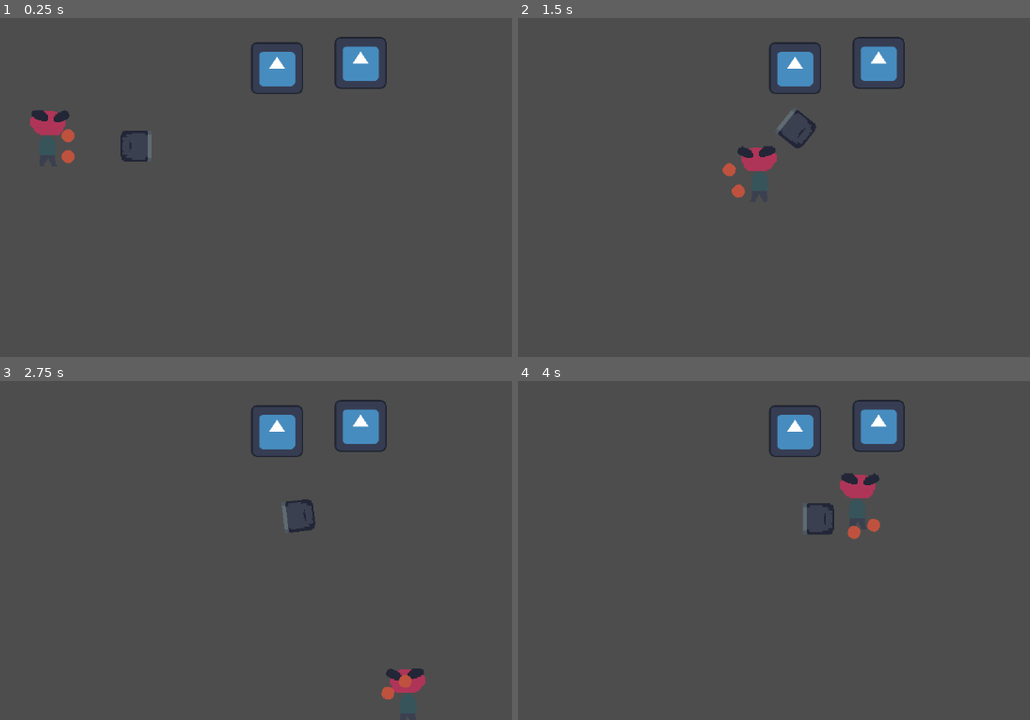
Above: before the commit, frames 1-4 (two rows, left to right).
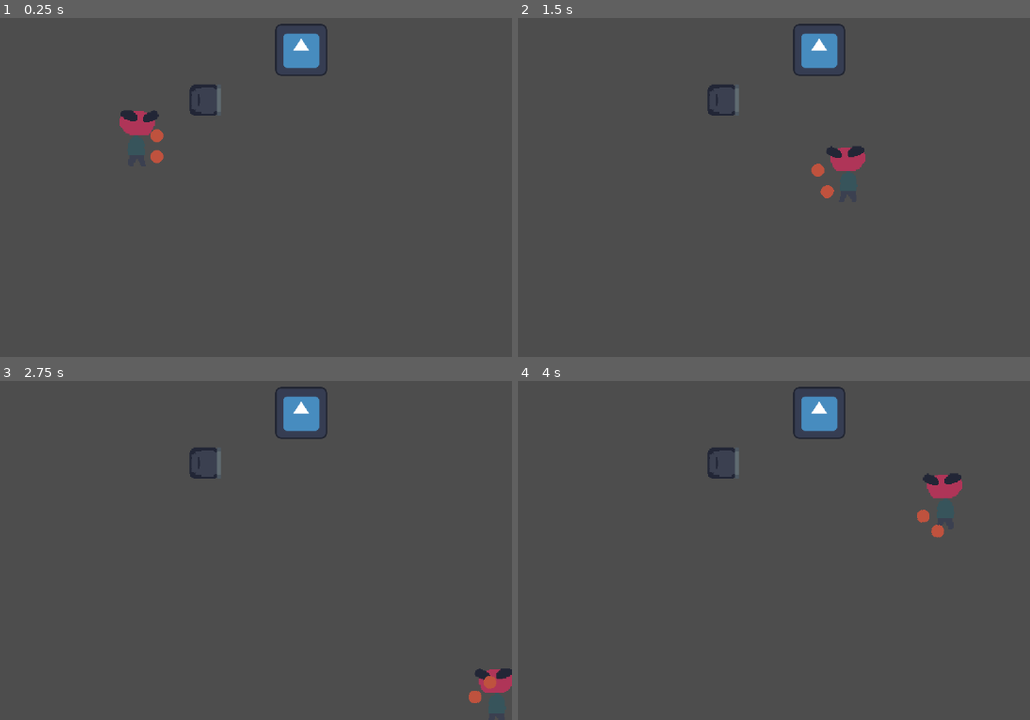
Above: after the commit, the same moments.

Repository: artemvandalovski/Salty-John
Game: Godot game, scene res://levels/office.tscn
The game is run twice, just before and just after one commit, with the same random seed, the same clock (stepped at 60 frames per second) and the same inputs. The engine's default icon, where the game draws it, is replaced by a stand-in: a white triangle on a blue panel in a dark square.
Inputs (mouse positions are in pixels of both pictures, inside the frame that each line leads up to):
- Up to frame 1 (0.25 s): no input
- Up to frame 2 (1.5 s): tap Enter at 0.5 s; move the mouse to (820, 126) at 0.52 s; hold D (right) 0.53-1.28 s; click (820, 126) at 0.6 s; move the mouse to (outside the picture) at 1.27 s; hold S (down) from 1.28 s (still down); right-click (outside the picture) at 1.35 s
- Up to frame 3 (2.75 s): move the mouse to (209, 414) at 2.02 s; release S (down) at 2.03 s; hold D (right) from 2.03 s (still down); click (209, 414) at 2.1 s
- Up to frame 4 (4 s): move the mouse to (615, 594) at 2.77 s; release D (right) at 2.78 s; hold W (up) 2.78-3.53 s; right-click (615, 594) at 2.85 s; move the mouse to (881, 570) at 3.52 s; hold A (left) from 3.53 s (still down); click (881, 570) at 3.6 s

The runs differ from the first frame. In frame 1, 4.1% of the frame differs, in the area x 5-76%, y 1-43%; in frame 2, 4.2%; in frame 3, 4.0%; in frame 4, 4.2%, in the area x 36-87%, y 1-47%.

Commit message:
chair deals knockback and bounces off enemy

Diff:
--- a/common/damage/hitbox.gd
+++ b/common/damage/hitbox.gd
@@ -14,6 +14,6 @@
 
 
 func config():
-	collision.disabled = true
+	#collision.disabled = true
 	collision_layer = 8
 	collision_mask = 16
--- a/common/damage/hurtbox.gd
+++ b/common/damage/hurtbox.gd
@@ -21,4 +21,5 @@
 	if owner.has_method("take_knockback"):
 		if hitbox.owner.has_method("get_knockback"):
 			var kb = hitbox.owner.get_knockback()
+			print(kb)
 			owner.take_knockback(kb)
--- a/enemies/dummy.tscn
+++ b/enemies/dummy.tscn
@@ -8,9 +8,6 @@
 size = Vector2(64, 64)
 
 [sub_resource type="RectangleShape2D" id="RectangleShape2D_spy3j"]
-size = Vector2(80, 80)
-
-[sub_resource type="RectangleShape2D" id="RectangleShape2D_7l3xy"]
 size = Vector2(80, 80)
 
 [node name="Dummy" instance=ExtResource("1_4le0s")]
@@ -28,6 +25,3 @@
 
 [node name="CollisionShape2D" type="CollisionShape2D" parent="Hurtbox" index="0"]
 shape = SubResource("RectangleShape2D_spy3j")
-
-[node name="CollisionShape2D" type="CollisionShape2D" parent="RigidBody2D" index="0"]
-shape = SubResource("RectangleShape2D_7l3xy")
--- a/enemies/enemy.tscn
+++ b/enemies/enemy.tscn
@@ -5,7 +5,3 @@
 [node name="Enemy" type="CharacterBody2D" groups=["Enemies"]]
 collision_layer = 4
 script = ExtResource("1_qbslc")
-
-[node name="RigidBody2D" type="RigidBody2D" parent="."]
-collision_layer = 4
-collision_mask = 39
--- a/environment/draggable/chair/chair.tscn
+++ b/environment/draggable/chair/chair.tscn
@@ -30,6 +30,9 @@
 [node name="CollisionShape2D" type="CollisionShape2D" parent="GrabArea" index="0"]
 shape = SubResource("CircleShape2D_22np1")
 
+[node name="Hitbox" parent="." index="3"]
+collision_layer = 4
+
 [node name="CollisionShape2D" type="CollisionShape2D" parent="Hitbox" index="0"]
 shape = SubResource("CircleShape2D_xrbu4")
 
--- a/environment/draggable/draggable.gd
+++ b/environment/draggable/draggable.gd
@@ -10,9 +10,10 @@
 
 func get_knockback():
 	if !is_fast_enough():
-		return
-	return linear_velocity * 200
+		return Vector2.ZERO
+	var kb = linear_velocity
 	linear_velocity *= -physics_material_override.bounce
+	return kb
 
 func is_fast_enough() -> bool:
 	return linear_velocity.length_squared() > pow(velocity_treshhold, 2)
--- a/environment/draggable/draggable.tscn
+++ b/environment/draggable/draggable.tscn
@@ -1,12 +1,16 @@
-[gd_scene load_steps=4 format=3 uid="uid://cpeu61u3dchfe"]
+[gd_scene load_steps=5 format=3 uid="uid://cpeu61u3dchfe"]
 
 [ext_resource type="Script" path="res://environment/draggable/draggable.gd" id="1_m6ews"]
 [ext_resource type="Script" path="res://common/damage/hurtbox.gd" id="2_2647f"]
 [ext_resource type="Script" path="res://common/damage/hitbox.gd" id="3_0dtis"]
 
+[sub_resource type="PhysicsMaterial" id="PhysicsMaterial_mdcjv"]
+bounce = 0.2
+
 [node name="Draggable" type="RigidBody2D" groups=["Furniture"]]
 collision_layer = 32
 collision_mask = 39
+physics_material_override = SubResource("PhysicsMaterial_mdcjv")
 script = ExtResource("1_m6ews")
 
 [node name="GrabArea" type="Area2D" parent="."]
--- a/levels/office.tscn
+++ b/levels/office.tscn
@@ -16,14 +16,10 @@
 [node name="Y-Sort" type="Node2D" parent="."]
 y_sort_enabled = true
 
-[node name="Dummy2" parent="Y-Sort" instance=ExtResource("2_vxqqo")]
-position = Vector2(216, -120)
+[node name="John" parent="Y-Sort" instance=ExtResource("1_7dqi1")]
 
 [node name="Dummy" parent="Y-Sort" instance=ExtResource("2_vxqqo")]
-position = Vector2(344, -128)
-
-[node name="John" parent="Y-Sort" instance=ExtResource("1_7dqi1")]
-position = Vector2(-136, 0)
+position = Vector2(253, -148)
 
 [node name="Chair" parent="Y-Sort" instance=ExtResource("3_0gulq")]
-gravity_scale = 0.0
+position = Vector2(106, -71)
--- a/player/john.tscn
+++ b/player/john.tscn
@@ -1,13 +1,10 @@
-[gd_scene load_steps=6 format=3 uid="uid://dqut3jqv5pwgt"]
+[gd_scene load_steps=5 format=3 uid="uid://dqut3jqv5pwgt"]
 
 [ext_resource type="Script" path="res://player/john.gd" id="1_3ss1g"]
 [ext_resource type="Texture2D" uid="uid://qm2m6xj8mj78" path="res://player/sprites/john.png" id="2_0gq6d"]
 [ext_resource type="Script" path="res://player/item_container.gd" id="3_mpuh5"]
 
 [sub_resource type="RectangleShape2D" id="RectangleShape2D_xkjc4"]
-size = Vector2(25, 25)
-
-[sub_resource type="RectangleShape2D" id="RectangleShape2D_hh36l"]
 size = Vector2(25, 25)
 
 [node name="John" type="CharacterBody2D"]
@@ -23,13 +20,6 @@
 position = Vector2(0, 18)
 shape = SubResource("RectangleShape2D_xkjc4")
 
-[node name="RigidBody2D" type="RigidBody2D" parent="."]
-position = Vector2(0, 18)
-collision_layer = 2
-
-[node name="CollisionShape2D" type="CollisionShape2D" parent="RigidBody2D"]
-shape = SubResource("RectangleShape2D_hh36l")
-
 [node name="ItemContainer" type="Node2D" parent="."]
 script = ExtResource("3_mpuh5")
 
Not shown: 1 places in enemies/dummy.tscn that only renumber resources
